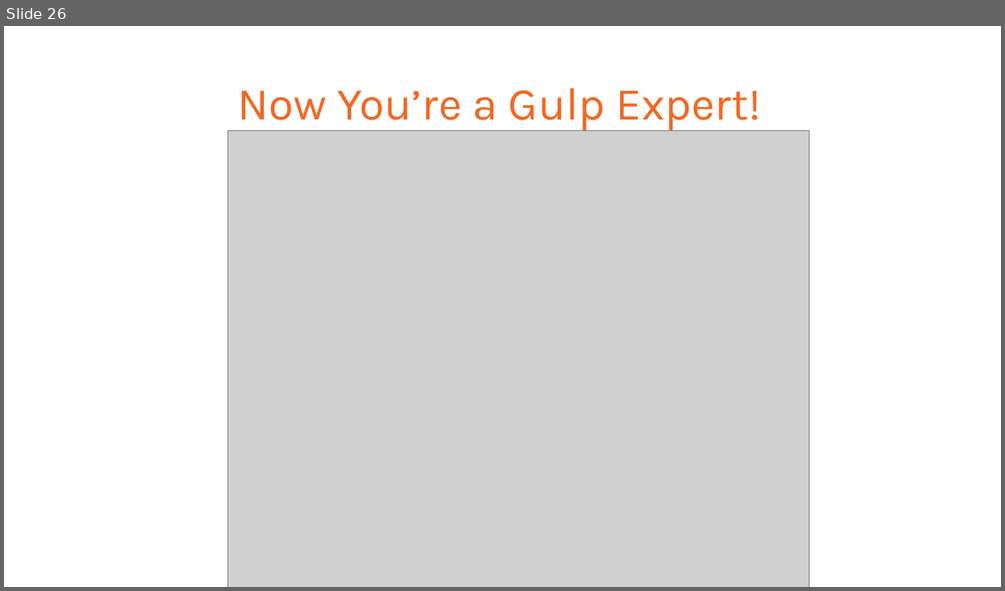
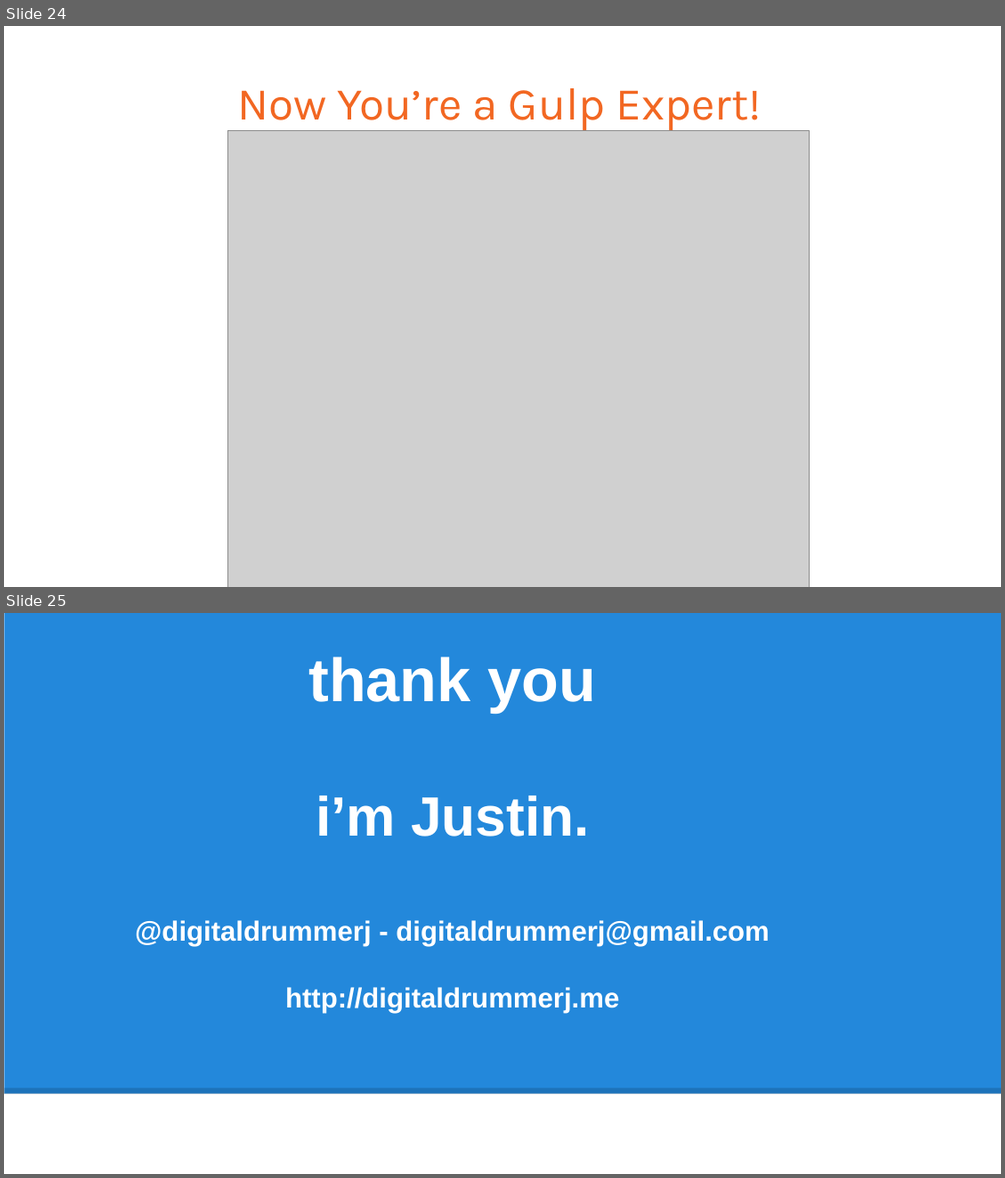
Before and after one commit to digitaldrummerj/GulpTalk, a slide deck: Gulp for DotNet Devs.pptx. Shown one above the other, each under a label of ours: slide 26 before the commit, slides 24 and 25 after it. The pictures are 1005x591 and 1005x1178 pixels, drawn with LibreOffice and Linux fonts; fonts in the diff are those of the drawing; grey boxes stand for pictures. Boxes give left, top, right and bottom in pixels: in the first picture for what was removed or moved away, otherwise in the second. Text is boxed around its words. In the diff, an @@ line names an element or a change of style, - is before the commit and + after.

```diff
--- a/Gulp for DotNet Devs.pptx
+++ b/Gulp for DotNet Devs.pptx
@@ slide 25 added at [4,613,1001,1174], background #FFFFFF @@
@@ rectangle added at [4,613,1001,1094], fill #2388DB @@
@@ title added at [135,657,769,1013], 20 pt, text #FFFFFF, bold @@
+thank you
+i’m Justin.
+@digitaldrummerj - digitaldrummerj@gmail.com
+http://digitaldrummerj.me
@@ line added from (4, 1090) to (1001, 1090), #000000 4.5 pt @@
@@ what was slide 26 is now slide 24 @@
```
Also in this commit, not shown: 1 slide changed, 1 other slide added, 3 slides removed.
